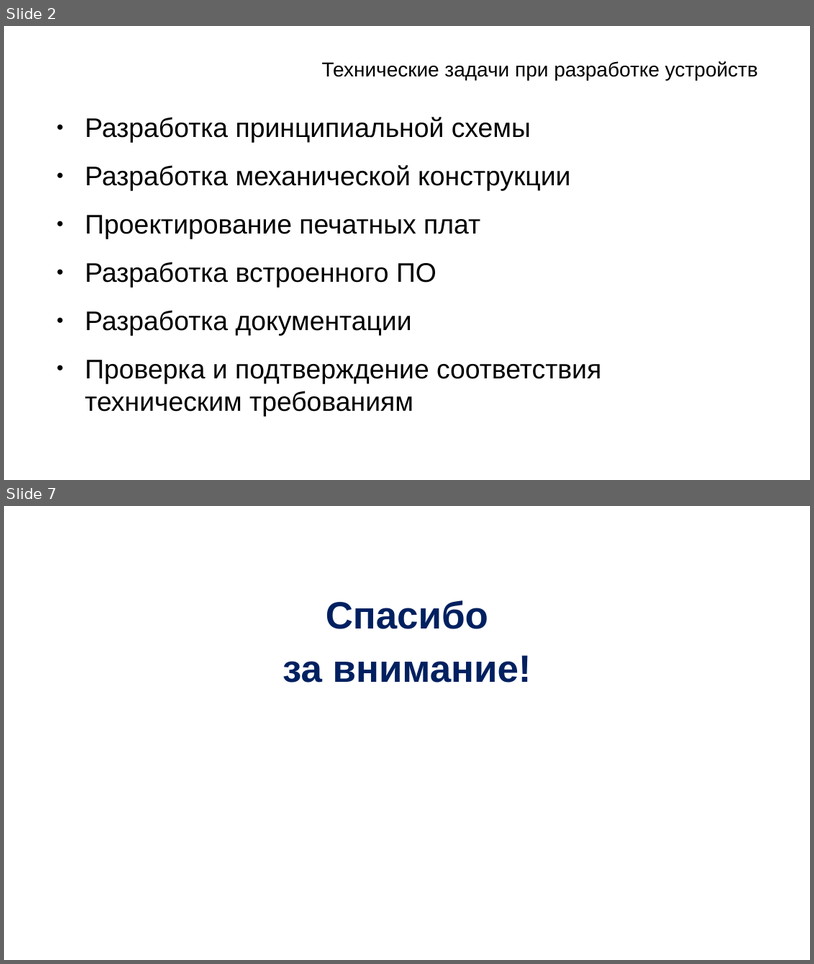
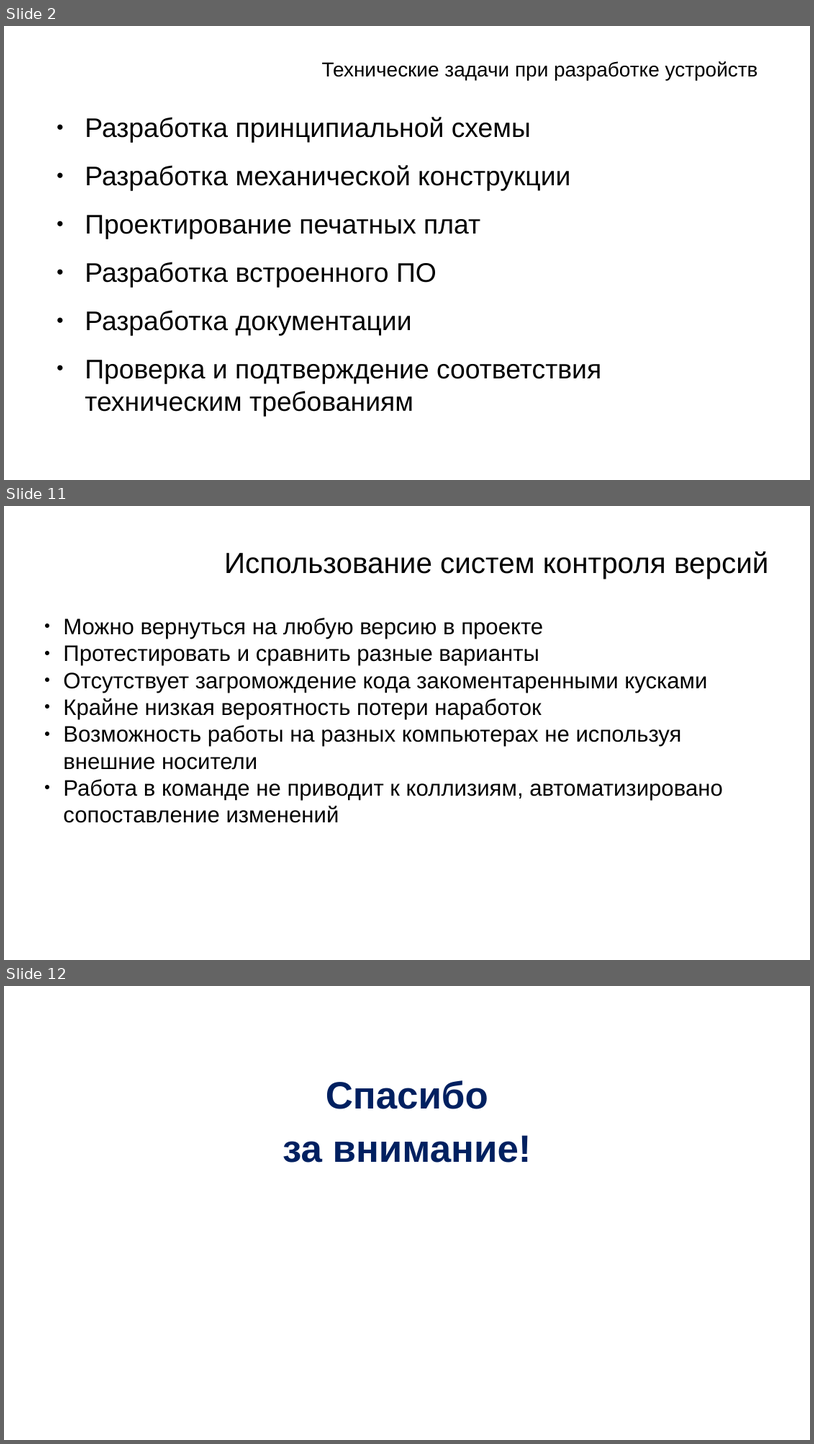
Before and after one commit to zolotarev88/conferencial, a slide deck: 10.12.19.pptx. Shown one above the other, each under a label of ours: slides 2 and 7 before the commit, slides 2, 11 and 12 after it; the slides between them are not shown. The pictures are 814x964 and 814x1444 pixels, drawn with LibreOffice and Linux fonts; fonts in the diff are those of the drawing; background and template pictures are left out. Boxes give left, top, right and bottom in pixels: in the first picture for what was removed or moved away, otherwise in the second. Text is boxed around its words. In the diff, an @@ line names an element or a change of style, - is before the commit and + after.

```diff
--- a/10.12.19.pptx
+++ b/10.12.19.pptx
@@ slide 11 added at [4,506,810,960], background picture (left out) @@
@@ text added at [224,551,769,579], 26 pt, text #000000 @@
+Использование систем контроля версий
@@ text added at [63,618,723,823], 20 pt, text #000000 @@
+● Можно вернуться на любую версию в проекте
+● Протестировать и сравнить разные варианты
+● Отсутствует загромождение кода закоментаренными кусками
+● Крайне низкая вероятность потери наработок
+● Возможность работы на разных компьютерах не используя внешние носители
+● Работа в команде не приводит к коллизиям, автоматизировано сопоставление изменений
@@ what was slide 7 is now slide 12 @@
```
Also in this commit, not shown: 4 slides changed, 4 other slides added.
